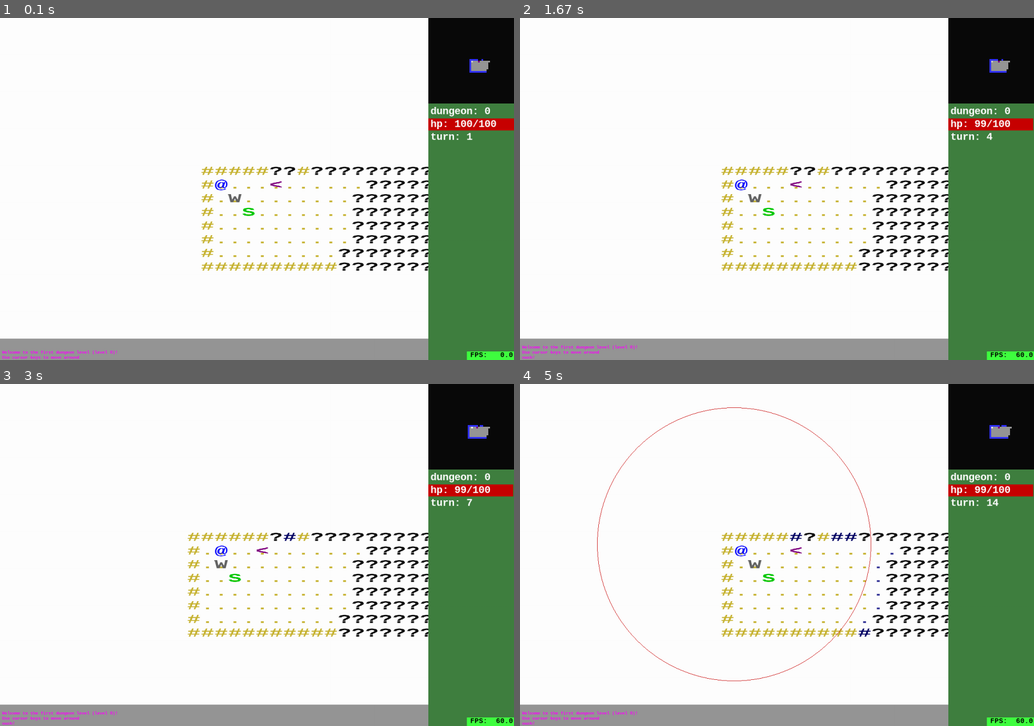
Above: before the commit, frames 1-4 (two rows, left to right).
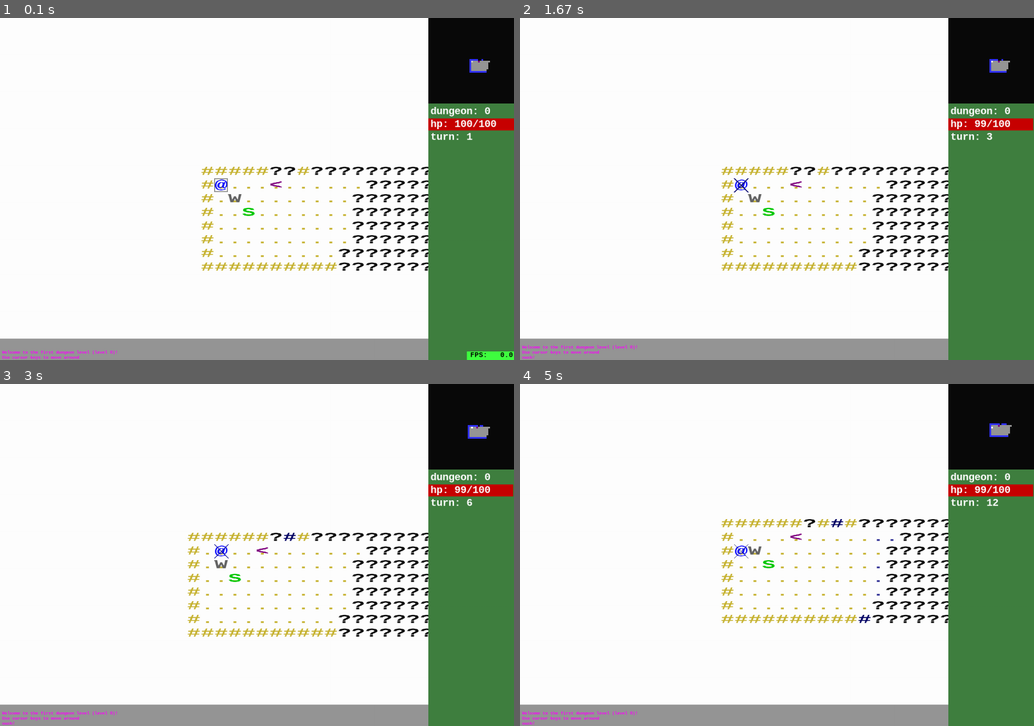
Above: after the commit, the same moments.

Repository: spheppner/roguebasin_python3
Game: pygame game, started from base_pygame_10.py
Two runs of this game, one before a commit and one after it. Both use one fixed random seed, a clock stepped at 60 frames per second and the inputs below.
Inputs:
- Up to frame 1 (0.1 s): no input
- Up to frame 2 (1.67 s): tap 1 at 0.33 s; hold 1 1.17-1.63 s; hold W 1.17-1.63 s; hold Up 1.17-1.63 s; tap Space at 1.23, 1.53 s
- Up to frame 3 (3 s): hold 1 2.17-2.63 s; hold D 2.17-2.63 s; hold Right 2.17-2.63 s; tap Space at 2.23, 2.53 s; tap Shift at 2.32 s
- Up to frame 4 (5 s): tap A at 3.17 s; hold A 3.5-4.03 s; hold Left 3.5-4.03 s; tap Space at 3.57, 3.87, 4.13, 4.9 s; tap Shift at 3.65, 4.98 s; hold S 4.07-4.37 s; hold Down 4.07-4.37 s; tap 1 at 4.22 s; hold Up from 4.83 s (still down)

The runs differ from the first frame. In frame 1, less than 0.1% of the frame differs, in the area x 41-45%, y 46-51%; in frame 2, 0.3%; in frame 3, 0.3%; in frame 4, 2.8%, in the area x 15-100%, y 6-100%.

Commit message:
cursor with w,a,s,d   laserbeams with 1

Diff:
--- a/base_pygame_10.py
+++ b/base_pygame_10.py
@@ -648,6 +648,22 @@
 
 
 
+class Cursor():
+
+    def __init__(self, x, y, grid_size):
+        self.x = x
+        self.y = y
+        self.grid_size = grid_size
+        self.create_image()
+
+    def create_image(self):
+        self.image = pygame.surface.Surface((self.grid_size,
+                                             self.grid_size))
+        c = random.randint(100,200)
+        pygame.draw.rect(self.image, (c,c,c), (0,0,self.grid_size,
+                         self.grid_size), 2)
+        self.image.set_colorkey((0,0,0))
+        self.image.convert_alpha()
 
 
 class Viewer():
@@ -696,6 +712,7 @@
         #test = make_text("@")
 
         self.create_tiles()
+        self.cursor = Cursor(0,0, self.grid_size[0])
         self.run()
 
     def make_background(self):
@@ -955,6 +972,8 @@
         #exittime = 0
         old_z = 999 # old z position of player
         show_range = False
+        animation = 0
+
         while running:
 
             self.game.check_player()
@@ -962,6 +981,10 @@
                 running = False
             milliseconds = self.clock.tick(self.fps)  #
             seconds = milliseconds / 1000
+            # --- redraw screen if animation has ended ----
+            if animation > self.playtime and animation < (self.playtime + seconds):
+                self.redraw = True
+
             self.playtime += seconds
             # --- check if the player has changed the dungeon level
             if old_z != self.game.player.z:
@@ -969,7 +992,31 @@
             else:
                 recalculate_fov = False
             old_z = self.game.player.z
-
+            # ---------animation -------
+            if animation > self.playtime:
+                # --- draw laser beam -----
+                c = (0,0,random.randint(10,250))
+                w = random.randint(1,4)
+                startpoints = [(0,0),
+                         (self.grid_size[0],0),
+                         (0,self.grid_size[1]),
+                         (self.grid_size[0], self.grid_size[1])]
+                for x,y in startpoints:
+                    pygame.draw.line(self.screen, c,
+                        (self.pcx+x,self.pcy+y),
+                        (self.pcx+self.grid_size[0]//2 +lasertarget[0] * self.grid_size[0],
+                         self.pcy+self.grid_size[1]//2 +lasertarget[1] * self.grid_size[1]),
+                         w)
+
+                pygame.display.flip()
+                self.screen.blit(self.background, (0, 0))
+                # --- order of drawing (back to front) ---
+                self.draw_dungeon()
+                self.draw_radar()
+                self.draw_panel()
+                self.draw_log()
+                continue
+            #self.oldscreen = self.screen
             # -------- events ------
             for event in pygame.event.get():
                 if event.type == pygame.QUIT:
@@ -978,7 +1025,21 @@
                 elif event.type == pygame.KEYDOWN:
                     if event.key == pygame.K_ESCAPE:
                         running = False
-                    # ---- -simple movement with cursor keys -------
+                    # ---- move the game cursor with wasd ----
+                    if event.key == pygame.K_a:
+                        self.cursor.x -= 1
+                    if event.key == pygame.K_d:
+                        self.cursor.x += 1
+                    if event.key == pygame.K_w:
+                        self.cursor.y -= 1
+                    if event.key == pygame.K_s:
+                        self.cursor.y += 1
+                    # ---- shoot laser beam to cursor -----
+                    if event.key == pygame.K_1:
+                        # laser = 1
+                        lasertarget = (self.cursor.x, self.cursor.y)
+                        animation = self.playtime + 1
+                    # ---- -simple player movement with cursor keys -------
                     if event.key == pygame.K_RIGHT:
                         Game.turn += 1
                         if not self.game.checkfight(self.game.player.x+1, self.game.player.y, self.game.player.z):
@@ -1039,6 +1100,7 @@
                 self.game.make_fov_map()
 
             if self.redraw:
+                self.cursor.x, self.cursor.y = 0, 0
                 # delete everything on screen
                 self.screen.blit(self.background, (0, 0))
                 # --- order of drawing (back to front) ---
@@ -1091,6 +1153,11 @@
                 pygame.draw.circle(self.screen, (200,0,0),
                                    (self.pcx, self.pcy),
                                    Game.torch_radius * self.grid_size[0],1)
+            # ------ Cursor -----
+            self.cursor.create_image()
+            self.screen.blit(self.cursor.image,(
+                  self.pcx+self.cursor.x*self.grid_size[0],
+                  self.pcy+self.cursor.y*self.grid_size[1]))
             # -------- next frame -------------
             pygame.display.flip()
         # -----------------------------------------------------
